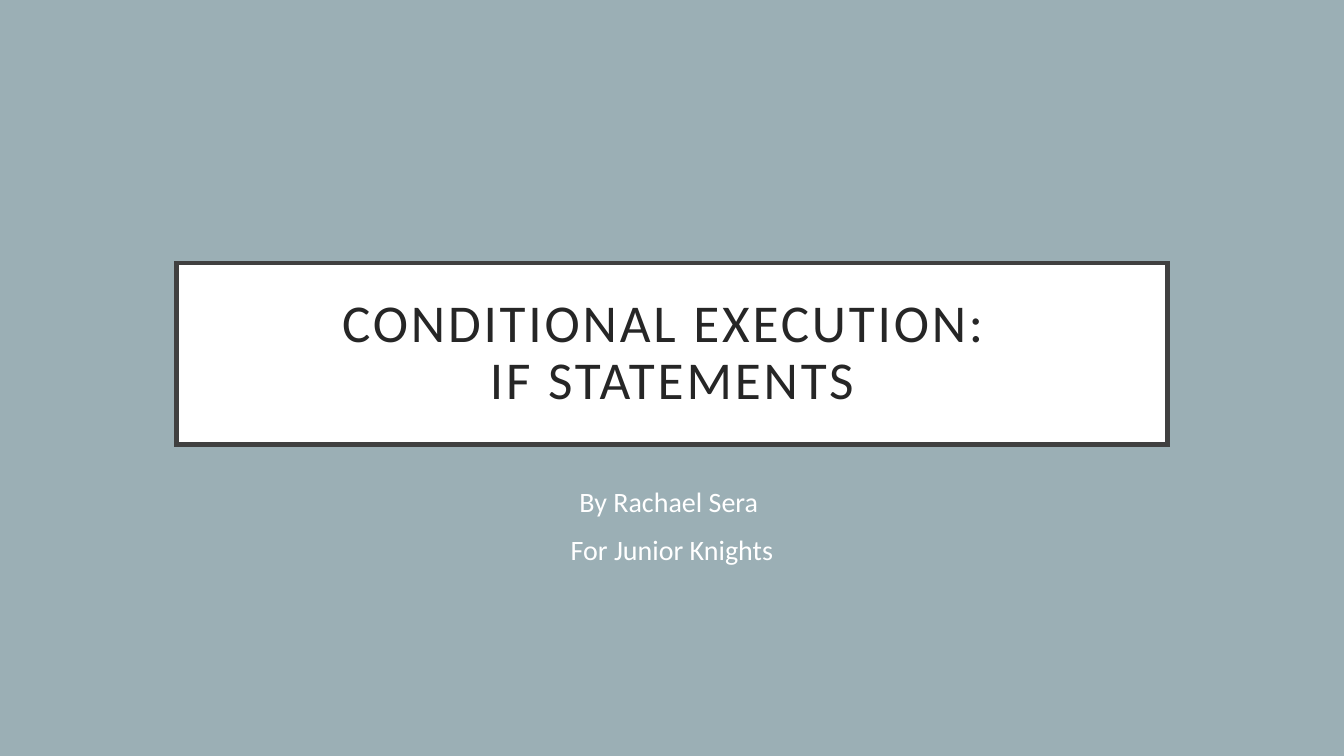
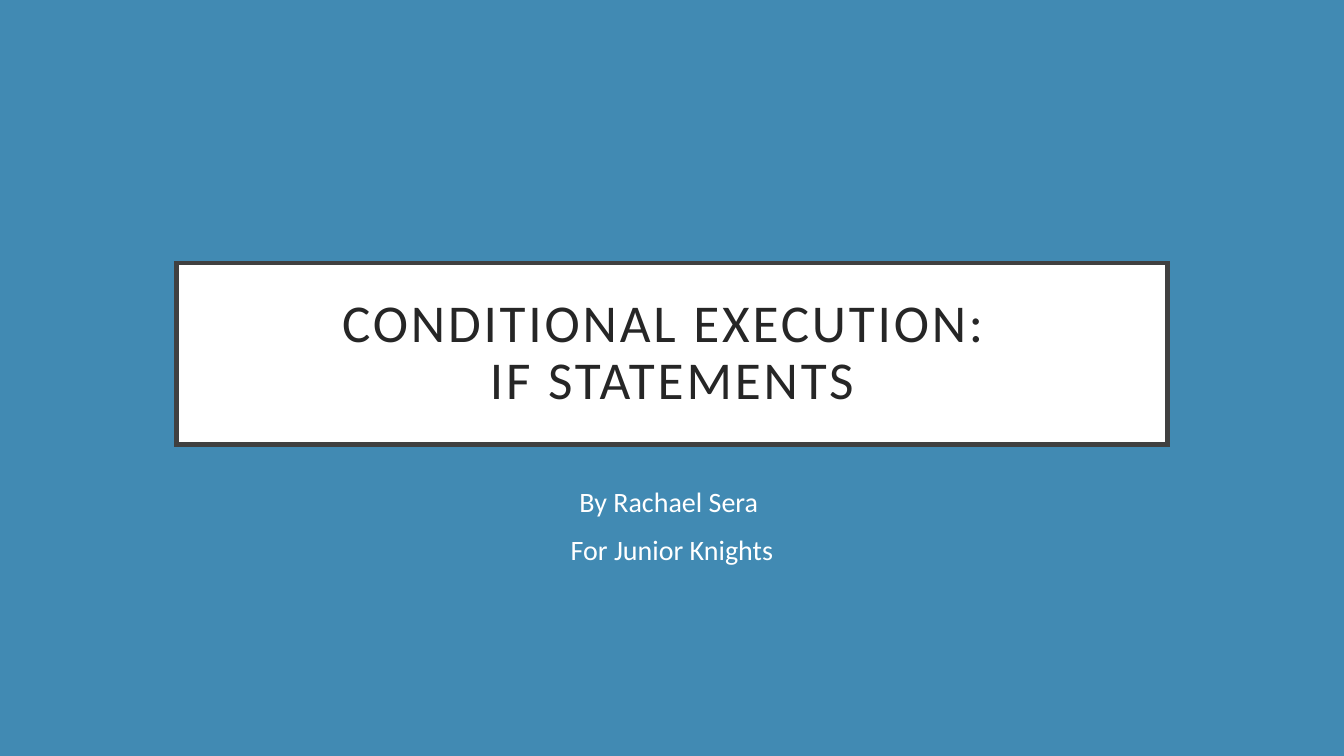
Before and after one commit to rsera/Junior-Knights, a slide deck: slide 1 of Python Lesson 4 If Statement.pptx. Drawn at 1344x756 pixels with LibreOffice and Linux fonts; fonts in the diff are those of the drawing. Boxes give left, top, right and bottom in pixels: in the first picture for what was removed or moved away, otherwise in the second. Text is boxed around its words. In the diff, an @@ line names an element or a change of style, - is before the commit and + after.

```diff
--- a/Python Lesson 4 If Statement.pptx
+++ b/Python Lesson 4 If Statement.pptx
@@ background #9BAFB5 to #418AB3 @@
```
Also in this commit, not shown: 14 other slides changed, 3 slides added, 2 other files.
